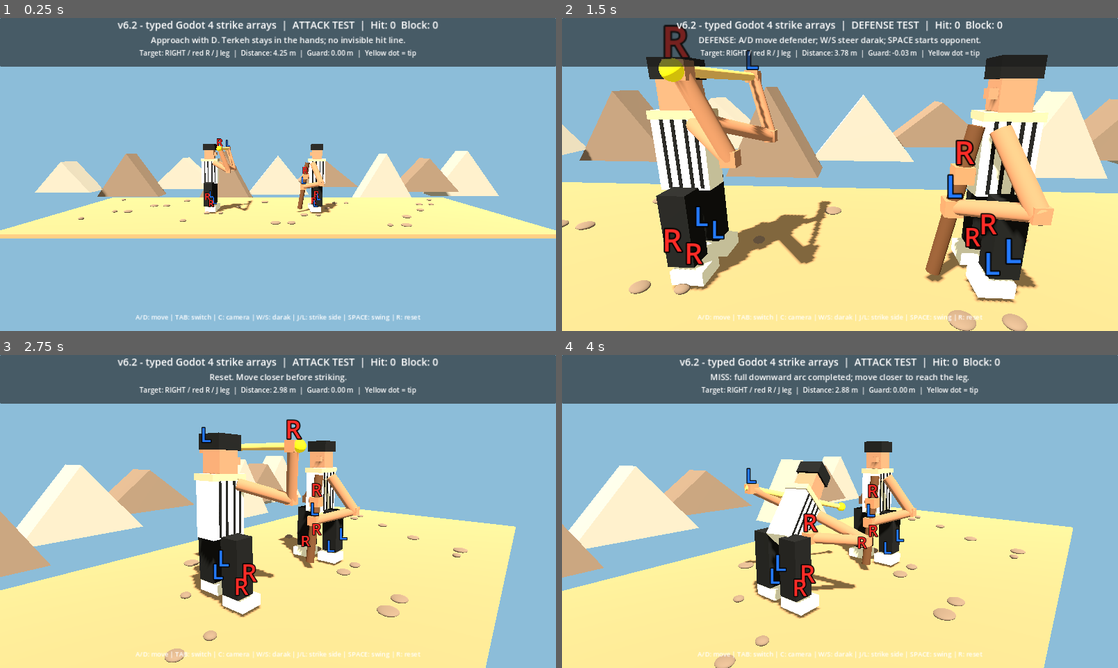
Above: before the commit, frames 1-4 (two rows, left to right).
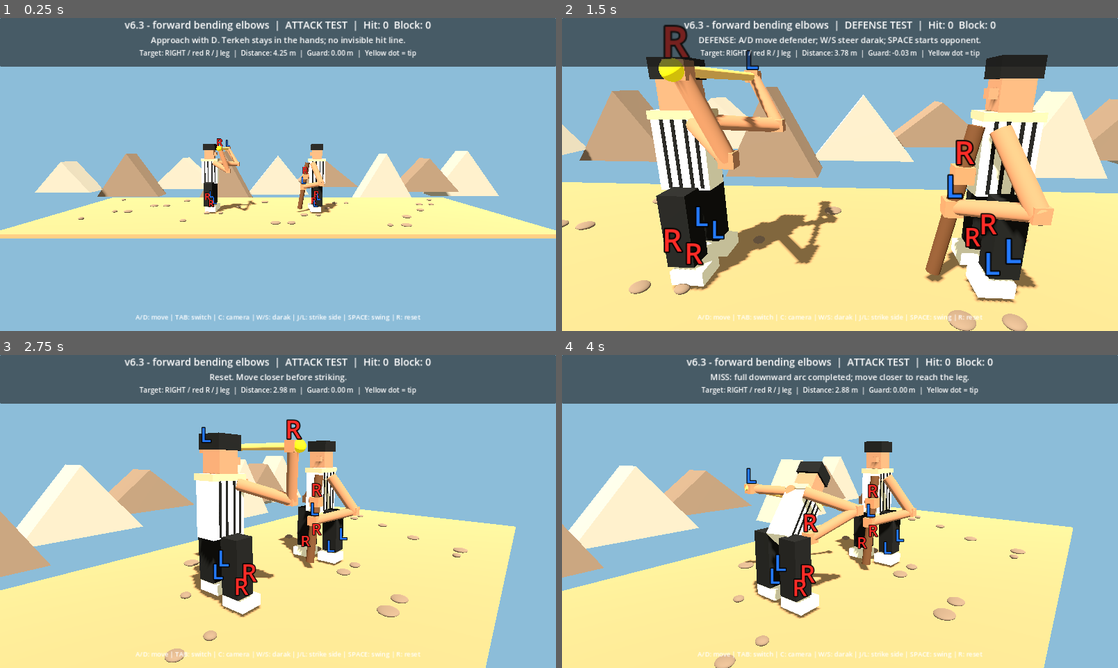
Above: after the commit, the same moments.

Repository: vahidainima-prog/tarke-darak-game
Game: Godot game, scene res://main.tscn
Two runs of this game, one before a commit and one after it. Both use one fixed random seed, a clock stepped at 60 frames per second and the inputs below.
Inputs:
- Up to frame 1 (0.25 s): no input
- Up to frame 2 (1.5 s): tap Enter at 0.5 s; hold D 0.53-1.28 s; tap C at 0.6 s; tap Space at 0.77 s; hold S from 1.28 s (still down); tap Tab at 1.35 s
- Up to frame 3 (2.75 s): tap Space at 1.52 s; release S at 2.03 s; hold D from 2.03 s (still down); tap R at 2.1 s
- Up to frame 4 (4 s): release D at 2.78 s; hold W 2.78-3.53 s; tap J at 2.85 s; tap Space at 3.02, 3.77 s; hold A from 3.53 s (still down); tap L at 3.6 s

The runs differ from the first frame. In frame 1, 1.0% of the frame differs, in the area x 21-79%, y 0-60%; in frame 2, 2.5%; in frame 3, 1.0%; in frame 4, 2.6%, in the area x 21-79%, y 0-76%.

Commit message:
Reduce exaggerated shoulder shift and guide driving elbows forward and outward without changing stick trajectory

Diff:
--- a/tarke_darak_godot_v2/main.gd
+++ b/tarke_darak_godot_v2/main.gd
@@ -2,7 +2,7 @@
 
 # Godot 4.x — visual mechanics test. Side camera looks along -Z.
 # Feint depth: negative Z is BEHIND the attacker; positive Z is IN FRONT.
-const BUILD_LABEL := "v6.2 - typed Godot 4 strike arrays"
+const BUILD_LABEL := "v6.3 - forward bending elbows"
 const DEF_X := 1.55
 const MIN_X := -4.7
 const MAX_X := 0.35
@@ -460,7 +460,7 @@
 	animate_footwork(attacker, attack_step_phase, attack_x - last_attack_x, pose, 1.0)
 	animate_footwork(defender, defend_step_phase, defender_x - last_defender_x, 0.0, -1.0)
 	var bend_amount := smoothstep(0.02, 0.62, pose)
-	var shoulder_shift := Vector3(0.65 * bend_amount, -0.68 * bend_amount, 0.0)
+	var shoulder_shift := Vector3(0.24 * bend_amount, -0.16 * bend_amount, 0.0)
 	var ends := strike_ends(pose)
 	var a := ends[0]
 	var b := ends[1]
@@ -489,8 +489,10 @@
 	# Keep the driving hand at its assigned end; only the opposite hand releases.
 	attack_hand_a.position = left_grip.lerp(left_rest, release_blend if strike_side < 0 else 0.0)
 	attack_hand_b.position = right_grip.lerp(right_rest, release_blend if strike_side > 0 else 0.0)
-	place_two_bone_arm(attack_arm_a, attack_forearm_a, attack_elbow_a, Vector3(attack_x + 0.20, 1.92, -0.14) + shoulder_shift, attack_hand_a.position, Vector3(0.65, -0.18, -0.65))
-	place_two_bone_arm(attack_arm_b, attack_forearm_b, attack_elbow_b, Vector3(attack_x + 0.20, 1.92, 0.16) + shoulder_shift, attack_hand_b.position, Vector3(0.65, -0.18, 0.65))
+	var left_elbow_hint: Vector3 = Vector3(1.15, -0.18, -0.48) if strike_side > 0 else Vector3(0.78, -0.32, -0.75)
+	place_two_bone_arm(attack_arm_a, attack_forearm_a, attack_elbow_a, Vector3(attack_x + 0.20, 1.92, -0.14) + shoulder_shift, attack_hand_a.position, left_elbow_hint)
+	var right_elbow_hint: Vector3 = Vector3(1.15, -0.18, 0.48) if strike_side < 0 else Vector3(0.78, -0.32, 0.75)
+	place_two_bone_arm(attack_arm_b, attack_forearm_b, attack_elbow_b, Vector3(attack_x + 0.20, 1.92, 0.16) + shoulder_shift, attack_hand_b.position, right_elbow_hint)
 	var g := guard_ends()
 	place_rod(darak, g[0], g[1])
 	defend_hand.position = g[0].lerp(g[1], 0.70)
